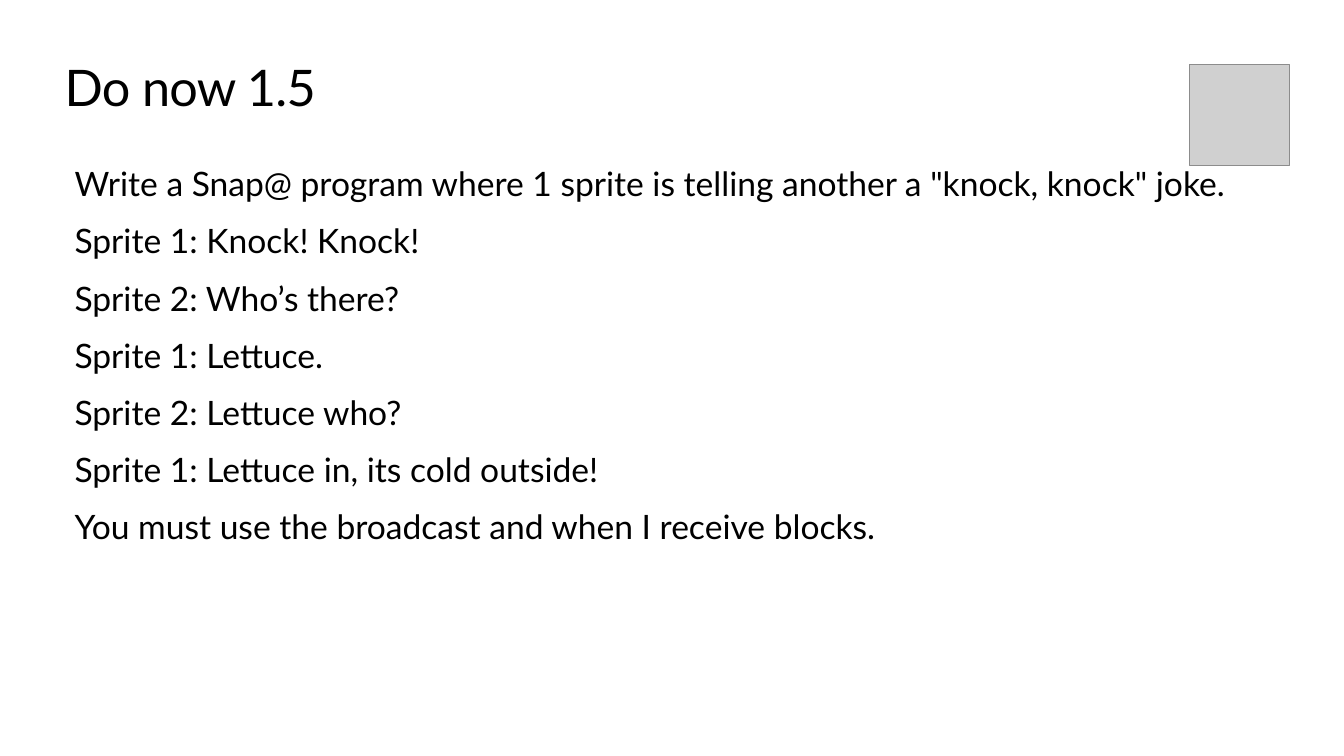
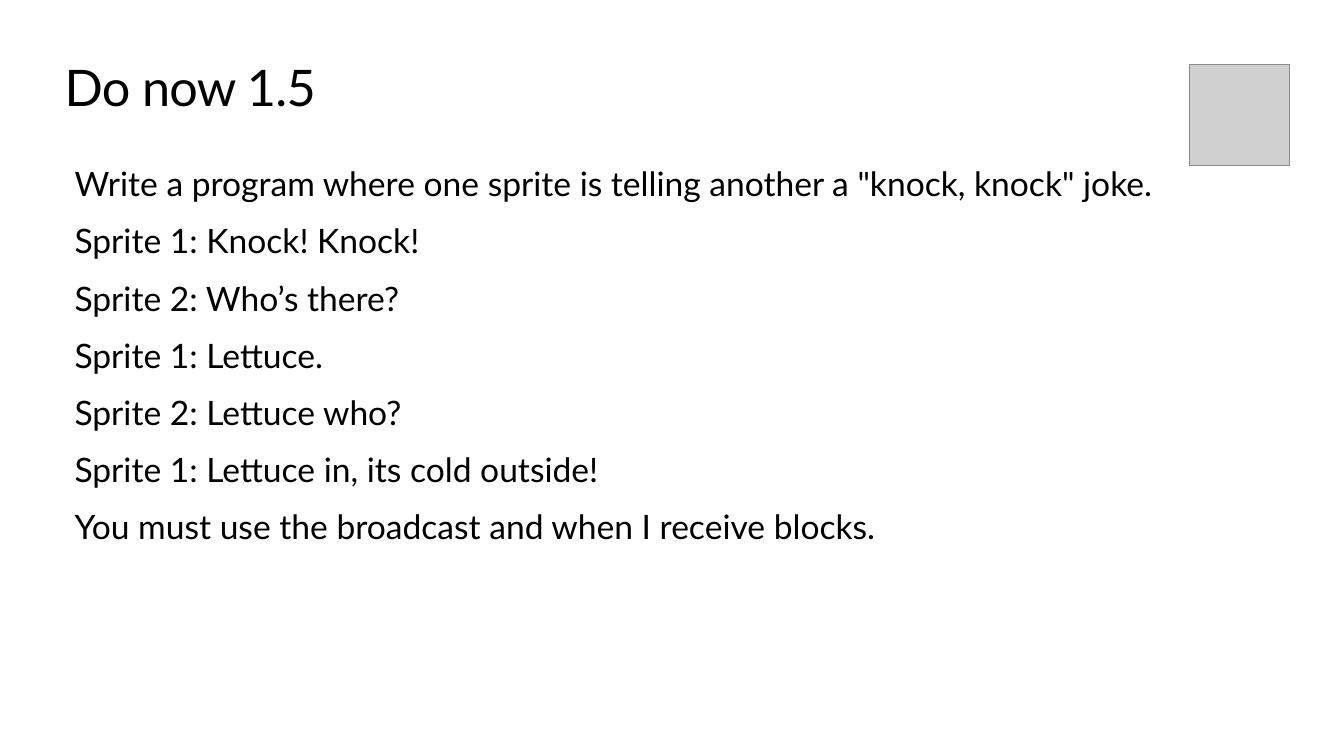
Before and after one commit to TEALSK12/introduction-to-computer-science, a slide deck: slide 3 of slidedecks/TEALS SNAP 1.5.pptx (slide 4 before the commit). Drawn at 1344x756 pixels with LibreOffice and Linux fonts; fonts in the diff are those of the drawing; grey boxes stand for pictures; background and template pictures are left out. Boxes give left, top, right and bottom in pixels: in the first picture for what was removed or moved away, otherwise in the second. Text is boxed around its words. In the diff, an @@ line names an element or a change of style, - is before the commit and + after.

```diff
--- a/slidedecks/TEALS SNAP 1.5.pptx
+++ b/slidedecks/TEALS SNAP 1.5.pptx
@@ text at [75, 171, 1152, 202]: text changed @@
-Write a Snap@ program where 1 sprite is telling another a "knock, knock" joke.
+Write a program where one sprite is telling another a "knock, knock" joke.
```
Also in this commit, not shown: 2 other slides changed, 1 slide added, 2 slides removed, 11 other files.
